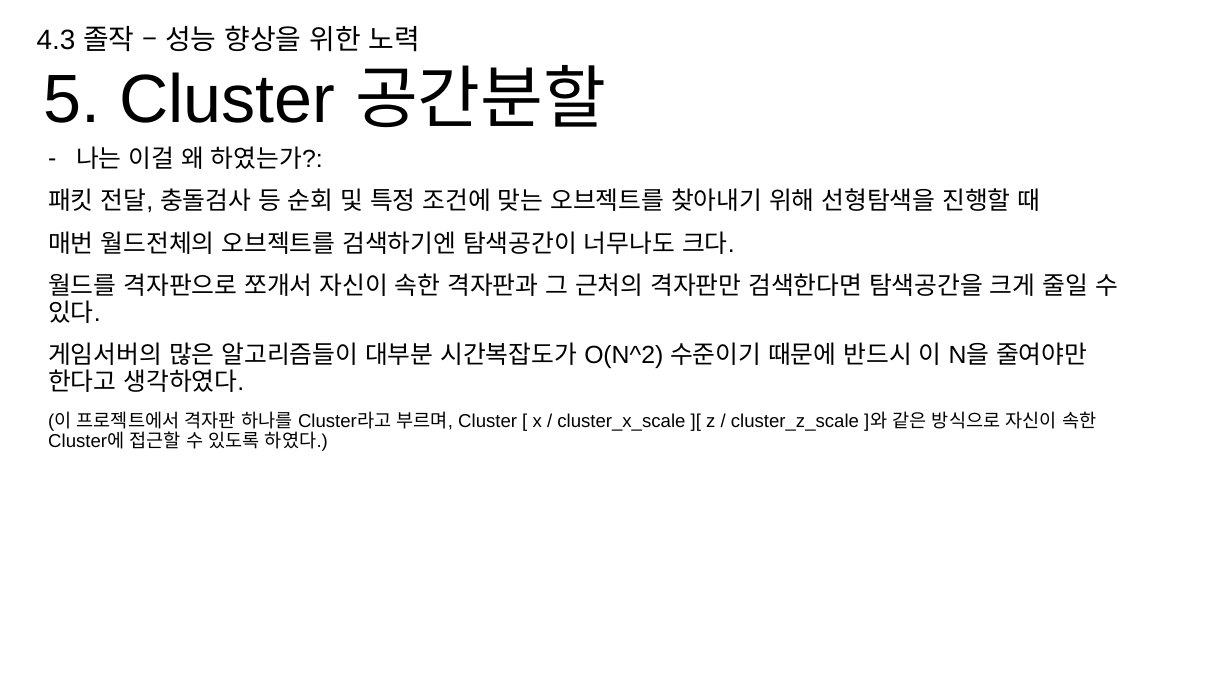
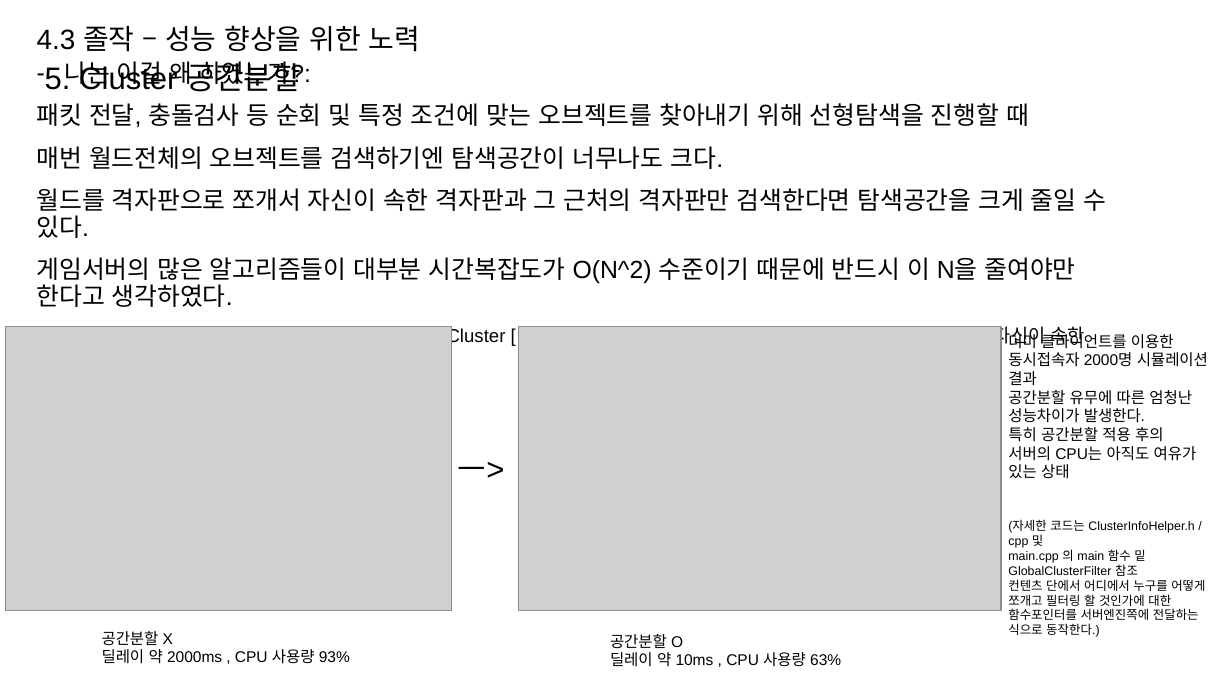
Before and after one commit to hypernagox/FYP_Evergreen, a slide deck: slide 42 of 포트폴리오/서버_최재혁/포트폴리오.pptx. Drawn at 1232x693 pixels with LibreOffice and Linux fonts; fonts in the diff are those of the drawing; grey boxes stand for pictures. Boxes give left, top, right and bottom in pixels: in the first picture for what was removed or moved away, otherwise in the second. Text is boxed around its words. In the diff, an @@ line names an element or a change of style, - is before the commit and + after.

```diff
--- a/포트폴리오/서버_최재혁/포트폴리오.pptx
+++ b/포트폴리오/서버_최재혁/포트폴리오.pptx
@@ text "나는 이걸 왜 하였는가?:" rewrapped from (x1=48, y1=146, x2=1118, y2=451) to (x1=37, y1=61, x2=1106, y2=348) @@
@@ title "5. Cluster 공간분할" at (x1=45, y1=61, x2=300, y2=92): size 44 to 20 pt @@
@@ picture added at (x1=6, y1=326, x2=452, y2=610) @@
@@ picture added at (x1=519, y1=326, x2=1002, y2=610) @@
@@ text added at (x1=1008, y1=331, x2=1208, y2=637), 8 pt, text #000000 @@
+더미 클라이언트를 이용한 동시접속자 2000명 시뮬레이션 결과
+공간분할 유무에 따른 엄청난 성능차이가 발생한다.
+특히 공간분할 적용 후의 서버의 CPU는 아직도 여유가 있는 상태
+(자세한 코드는 ClusterInfoHelper.h / cpp 및
+main.cpp 의 main 함수 밑
+GlobalClusterFilter 참조
+컨텐츠 단에서 어디에서 누구를 어떻게 쪼개고 필터링 할 것인가에 대한 함수포인터를 서버엔진쪽에 전달하는 식으로 동작한다.)
@@ text added at (x1=458, y1=462, x2=505, y2=478), 20 pt, text #000000 @@
+ㅡ>
@@ text added at (x1=102, y1=631, x2=350, y2=664), 10 pt, text #000000 @@
+공간분할 X
+딜레이 약 2000ms , CPU 사용량 93%
@@ text added at (x1=610, y1=634, x2=841, y2=667), 10 pt, text #000000 @@
+공간분할 O
+딜레이 약 10ms , CPU 사용량 63%
```
Also in this commit, not shown: 4 other slides changed, 2 slides added, 2 slides removed.
